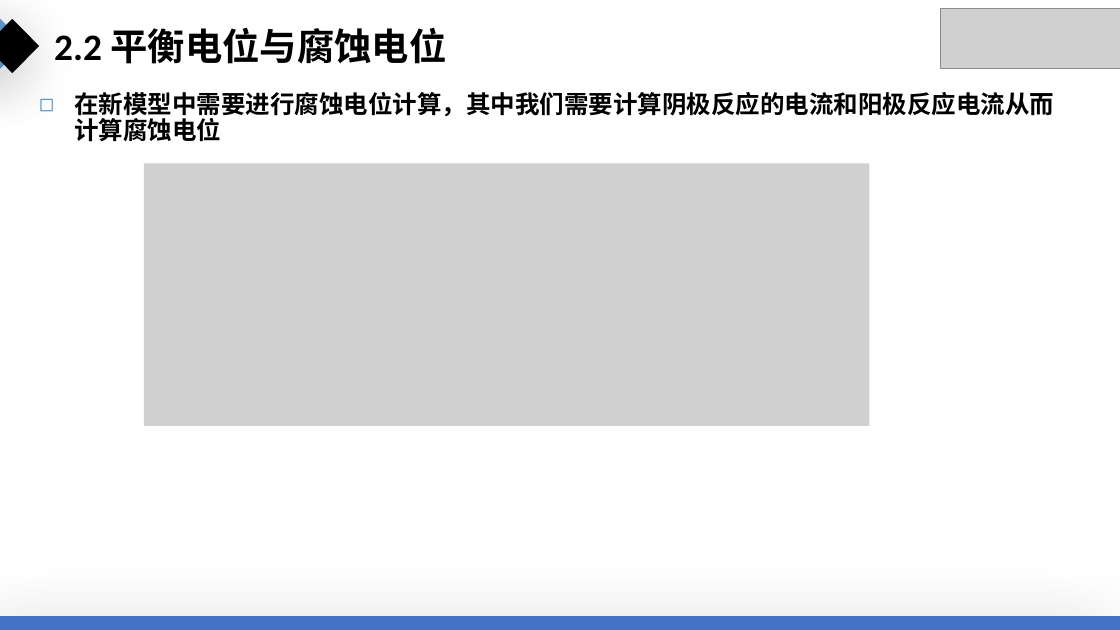
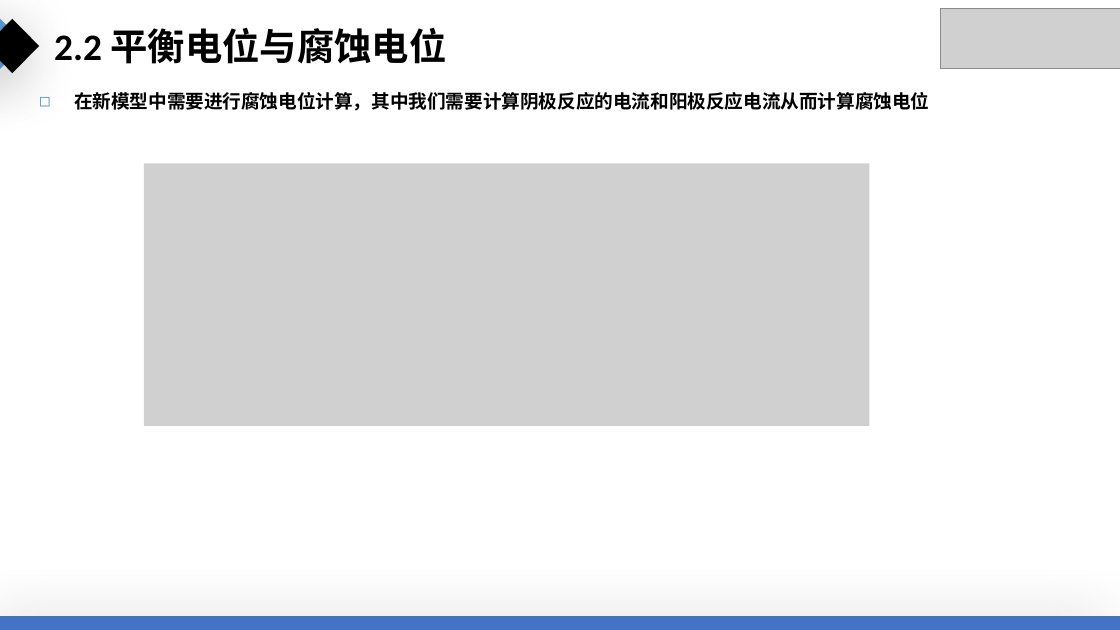
Before and after one commit to Dongboy111/bs-mid, a slide deck: slide 8 of docs/邵亚东.pptx. Drawn at 1120x630 pixels with LibreOffice and Linux fonts; fonts in the diff are those of the drawing; grey boxes stand for pictures. Boxes give left, top, right and bottom in pixels: in the first picture for what was removed or moved away, otherwise in the second. Text is boxed around its words. In the diff, an @@ line names an element or a change of style, - is before the commit and + after.

```diff
--- a/docs/邵亚东.pptx
+++ b/docs/邵亚东.pptx
@@ text "在新模型中需要进行腐蚀电位计算，其中我们需要计算阴极反应的电流和阳极反应电流从而计算腐蚀电位" at (x1=74, y1=92, x2=929, y2=111): size 21 to 16 pt, font Calibri to Noto Sans CJK SC @@
```
Also in this commit, not shown: 7 other slides changed, 2 slides added, 2 slides removed.
